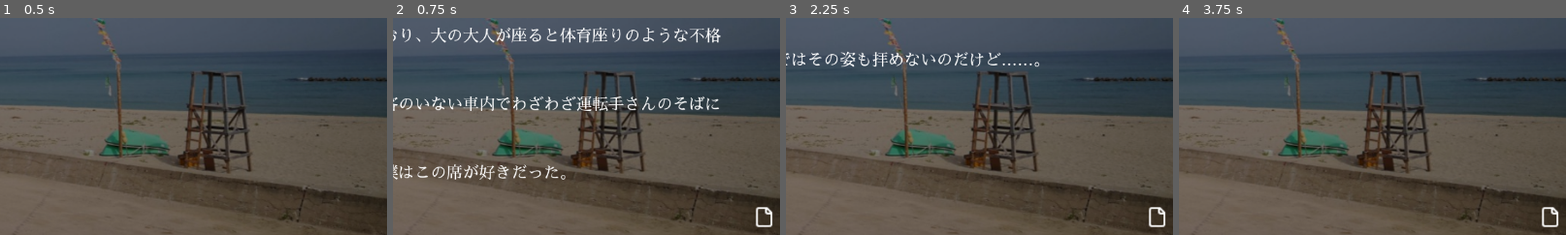
Above: before the commit, frames 1-4 (left to right).
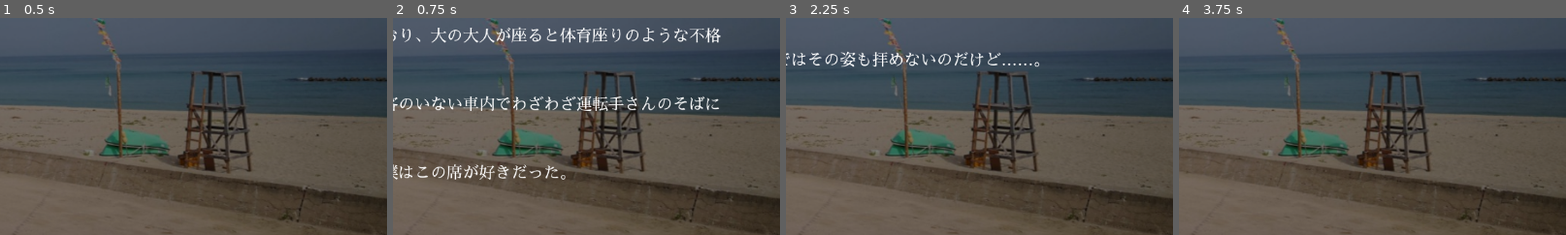
Above: after the commit, the same moments.

Repository: azukigame-s/kiminokoe
Game: Godot game, scene res://scenes/novel_system.tscn
Two runs of this game, one before a commit and one after it. Both use one fixed random seed, a clock stepped at 60 frames per second and the inputs below.
Inputs (mouse positions are % of the whole screen's width and height, from its top left):
- Up to frame 1 (0.5 s): no input
- Up to frame 2 (0.75 s): move the mouse to (72, 45) at 0.52 s; click (72, 45) at 0.67 s
- Up to frame 3 (2.25 s): tap Enter at 1.25 s; move the mouse to (30, 55) at 1.27 s; click (30, 55) at 1.42 s; move the mouse to (60, 28) at 2.02 s; click (60, 28) at 2.17 s
- Up to frame 4 (3.75 s): tap Space at 2.75 s; move the mouse to (45, 70) at 2.77 s; click (45, 70) at 2.92 s; move the mouse to (80, 65) at 3.52 s; click (80, 65) at 3.67 s
The pictures show only the part of the screen within x 47-97%, y 45-95%; the shares and areas given below are measured in that part.

Frame 1 is identical in both runs. In frame 2, 0.2% of the frame differs, in the area x 93-98%, y 87-97%; in frame 3, 0.2%; in frame 4, 0.2%.

Commit message:
🚧 画面内文字送り機能の実装途中

Diff:
--- a/scripts/novel_system.gd
+++ b/scripts/novel_system.gd
@@ -231,25 +231,33 @@
 # 現在表示すべきテキストを更新する関数
 func _update_displayed_text():
 	if dialogue_text:
-		var current_display = dialogue_text.text
-		var speaker_part = ""
-
-		# 現在のテキストから話者名部分を抽出
-		var text_parts = current_display.split("\n\n", false, 1)  # 最初の改行で分割
-
-		if text_parts.size() > 0 and text_parts[0].begins_with("[color=#FFDD00][b]"):
-			speaker_part = text_parts[0] + "\n\n"
-
-			# 現在のページのテキストをすべて取得（話者名以外）
-			var content_start = current_display.find("\n\n", 0) + 2
-			if content_start < current_display.length():
-				var content_end = current_display.rfind("\n\n")
-				if content_end > content_start:
-					speaker_part = current_display.substr(0, content_end + 2)
+		var base_text = ""
+
+		# 話者名やすでにバッファにある内容を取得
+		if current_page_index > 0:
+			# 前のページ内容を保持
+			base_text = dialogue_text.text
+			# 最後の文章の表示部分のみを置き換える（現在表示中の文のプレフィクス部分を見つける）
+			var last_text_start = base_text.rfind("\n\n")
+			if last_text_start != -1:
+				# 話者名が含まれているか確認
+				var next_line = base_text.find("\n\n", last_text_start + 2)
+				if next_line != -1 and base_text.find("[color=#FFDD00][b]", last_text_start) != -1:
+					# 話者名を含む場合、その後の改行までをベーステキストとする
+					base_text = base_text.substr(0, next_line + 2)
+
 				else:
-					speaker_part = current_display.substr(0, content_start)
-
-		dialogue_text.text = speaker_part + displayed_text
+					# 話者名を含まない場合、最後の改行までをベーステキストとする
+					base_text = base_text.substr(0, last_text_start + 2)
+
+		# 話者名がある場合は最初に追加
+		if current_page_index == 0:
+			var text_parts = dialogue_text.text.split("\n\n", false, 1)
+			if text_parts.size() > 0 and text_parts[0].begins_with("[color=#FFDD00][b]"):
+				base_text = text_parts[0] + "\n\n"
+
+		# 最終的なテキストを設定
+		dialogue_text.text = base_text + displayed_text
 	else:
 		print("Error: dialogue_text is null in _update_displayed_text()")
 
@@ -277,12 +285,12 @@
 
 	if dialogue_text:
 		dialogue_text.visible = true
-
-		# 話者名があれば追加（かまいたちの夜風）
+		# テキストを完全にクリア
+		dialogue_text.text = ""
+
+		# 話者名があれば追加
 		if speaker_name != "":
 			dialogue_text.text = "[color=#FFDD00][b]" + speaker_name + "[/b][/color]\n\n"
-		else:
-			dialogue_text.text = ""
 
 		# テキストパネルが非表示になっていたら表示
 		if text_panel:
@@ -293,6 +301,8 @@
 # 同じページに文を追加表示する関数
 func show_text_same_page(text, speaker_name = ""):
 	print("Showing additional text in the same page: ", text)
+
+	# 新しい文章を設定
 	current_text = text
 	displayed_text = ""
 	is_text_completed = false
@@ -303,14 +313,13 @@
 		more_indicator.visible = false
 
 	if dialogue_text:
-		# 現在のテキストを保持
-		var current_content = dialogue_text.text
-
-		# 話者名があれば追加（先頭に表示）
+		# 現在の話者名を追加
 		if speaker_name != "":
-			dialogue_text.text = current_content + "\n\n[color=#FFDD00][b]" + speaker_name + "[/b][/color]\n\n"
+			# 改行を追加して話者名を設定
+			dialogue_text.text = dialogue_text.text + "\n\n[color=#FFDD00][b]" + speaker_name + "[/b][/color]\n\n"
 		else:
-			dialogue_text.text = current_content + "\n\n"
+			# 話者名なしの場合は単に改行を追加
+			dialogue_text.text = dialogue_text.text + "\n\n"
 	else:
 		print("Error: dialogue_text is null in show_text_same_page()")
 
@@ -322,30 +331,31 @@
 		_update_displayed_text()
 		is_text_completed = true
 
-		# テキスト表示完了後に「続きあり」インジケータを表示
+		# テキスト表示完了後に「続きあり」インジケータを表示（次のテキストがある場合のみ）
 		if more_indicator:
-			more_indicator.visible = true
+			more_indicator.visible = current_page_index < page_text_buffer.size() - 1
 
 		print("Text display completed.")
 	else:
-		# テキストが表示済みなら次の文を表示または次のシナリオへ
-		if has_node("test_scenario"):
-			if current_page_index < page_text_buffer.size() - 1:
-				# まだページ内に表示する文がある場合
-				current_page_index += 1
-				# 次の文を取得して表示
-				var next_text = page_text_buffer[current_page_index]
-				show_text_same_page(next_text["text"], next_text["speaker"])
-				print("Showing next text in the same page.")
-			else:
-				# ページ内のテキストをすべて表示したので次のシナリオへ
-				print("Advancing to next scenario.")
-				# 「続きあり」インジケータを非表示
-				if more_indicator:
-					more_indicator.visible = false
-				# バッファをリセット
-				page_text_buffer = []
-				current_page_index = 0
+		# テキストが表示済みなら次の文を同じページに表示
+		if current_page_index < page_text_buffer.size() - 1:
+			# まだ表示する文がある場合
+			current_page_index += 1
+			var next_text = page_text_buffer[current_page_index]
+			show_text_same_page(next_text["text"], next_text["speaker"])
+			print("Showing next text in the same page.")
+		else:
+			# バッファ内のテキストをすべて表示したので次のシナリオへ
+			print("All text displayed, advancing to next scenario.")
+			# 「続きあり」インジケータを非表示
+			if more_indicator:
+				more_indicator.visible = false
+			# バッファをリセット
+			page_text_buffer = []
+			current_page_index = 0
+
+			# テストシナリオがある場合はシナリオを進める
+			if has_node("test_scenario"):
 				$test_scenario.on_text_completed()
 
 # 背景を変更する関数
--- a/scripts/test_scenario.gd
+++ b/scripts/test_scenario.gd
@@ -210,7 +210,17 @@
 			novel_system.change_background(command.path)
 			proceed_to_next()
 		"dialogue":
-			novel_system.show_text(command.text, command.speaker)
+			# 複数のダイアログを一つのページにまとめる処理
+			var current_dialog = command.text
+			var current_speaker = command.speaker
+
+			# 最初のダイアログなら新しいページで表示
+			if novel_system.page_text_buffer.size() == 0:
+				novel_system.show_text(current_dialog, current_speaker)
+			else:
+				# 既存のバッファに追加
+				novel_system.add_to_page_buffer(current_dialog, current_speaker)
+
 			# ダイアログはプレイヤーの入力を待つので自動的には進まない
 		"bgm":
 			novel_system.play_bgm(command.path)
